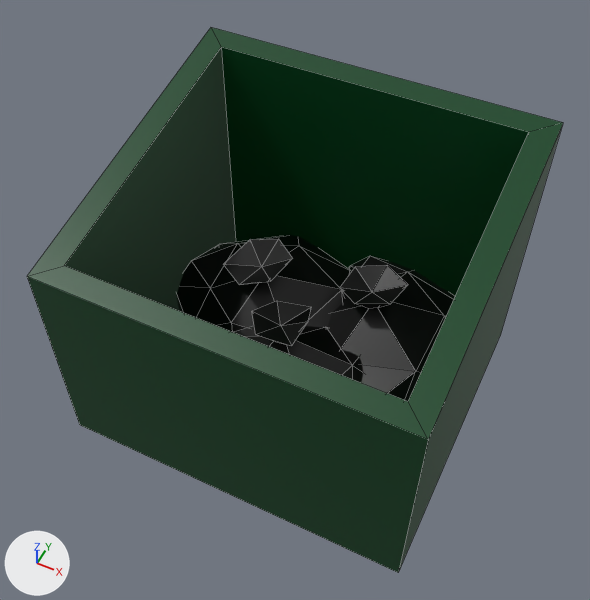
An edit to the FBX model Content/dumpster.fbx, drawn before and after from the same camera.
The view is the same before and after, from a 50 mm camera at (0.461, -0.943, 1.403) aimed at (0.0, -0.021, 0.25). Arrows for +X, +Y and +Z are at lower left; the lights stay in place. Mesh edges are drawn as thin lines. Where no turn or scale is listed for an object, it has been applied to the vertices.
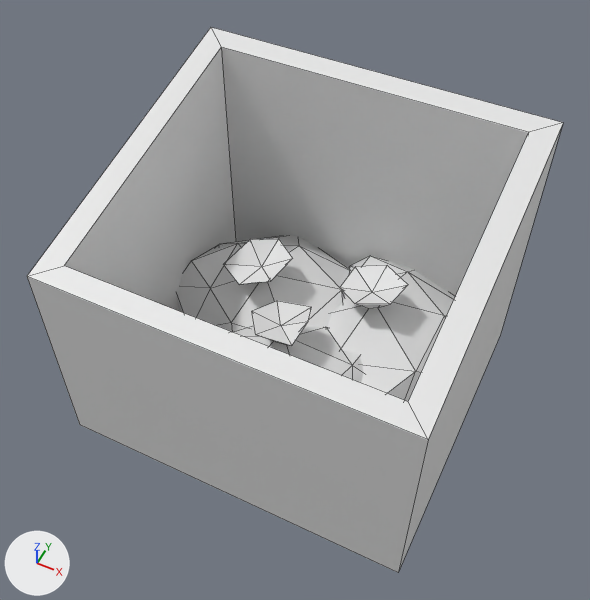
Where the change shows, as pixel boxes [x1, y1, x2, y2] in the pictures (590 x 600 px):
'Cube', recoloured (green to grey)
    both: [27, 27, 563, 572]
'Cube.001', recoloured (black to grey)
    both: [177, 235, 350, 332]
'Cube.002', recoloured (grey to white)
    both: [327, 256, 455, 402]
'Cube.003', recoloured (black to white)
    both: [233, 301, 363, 383]

Edits to the bpy script that builds the scene:
```text
Change me_cube_003:
    where me_cube_003.from_pydata(...)  # 38 vertices, 60 faces; spans x -0.196..0.24, y -0.213..0.21, z -0.013..0.265
    remove me_cube_003.materials.append(mat_material_001)  # black #000000
Change me_cube:
    where me_cube.from_pydata(...)  # 16 vertices, 14 faces; spans x -0.351..0.351, y -0.308..0.308, z 0.012..0.588
    remove me_cube.materials.append(mat_material)  # dark green #00441d
Change me_cube_001:
    where me_cube_001.from_pydata(...)  # 38 vertices, 60 faces; spans x -0.232..0.196, y -0.188..0.26, z -0.013..0.265
    remove me_cube_001.materials.append(mat_material_001)  # black #000000
Change me_cube_002:
    where me_cube_002.from_pydata(...)  # 38 vertices, 60 faces; spans x -0.209..0.226, y -0.204..0.245, z -0.013..0.265
    remove me_cube_002.materials.append(mat_material_001)  # black #000000
```
